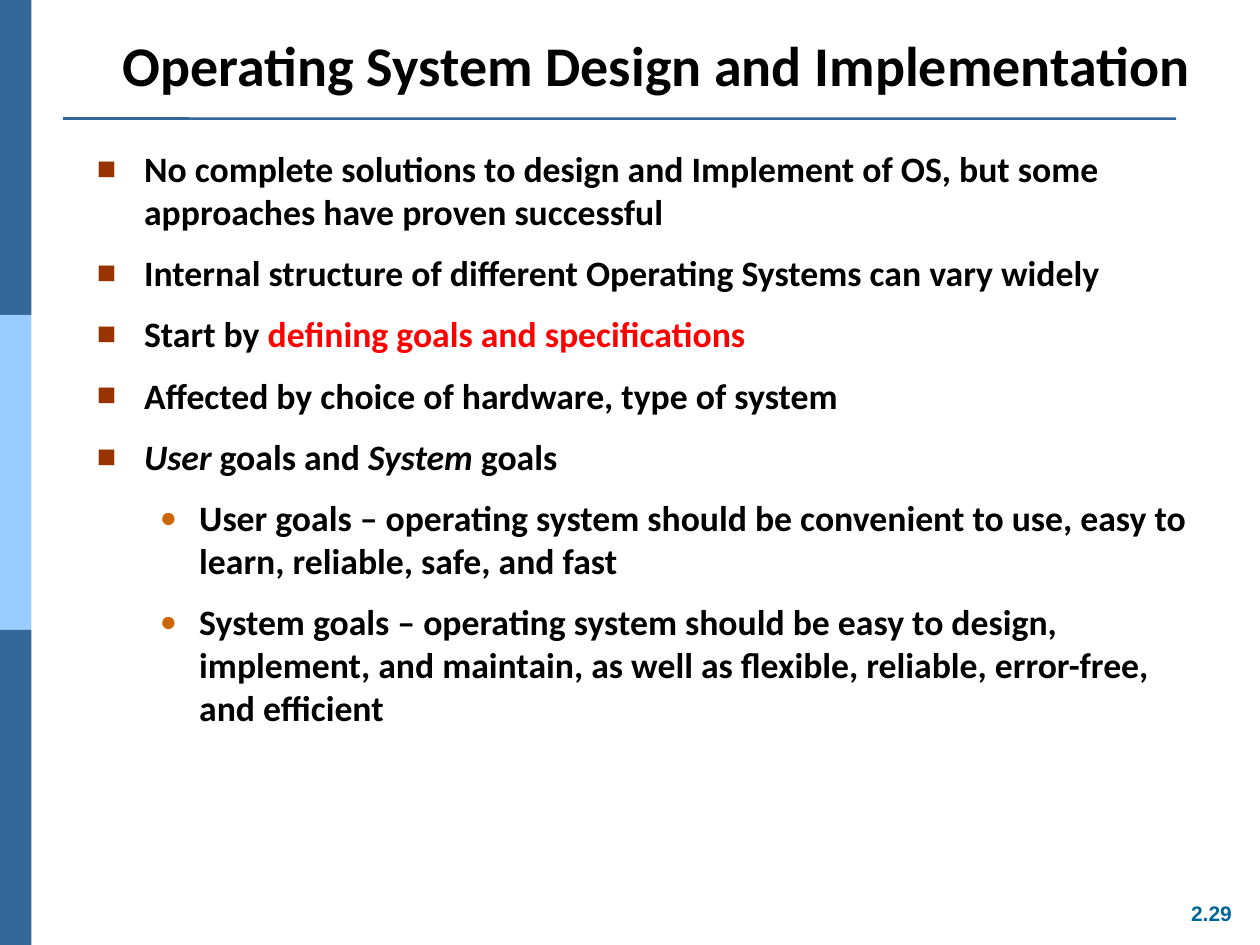
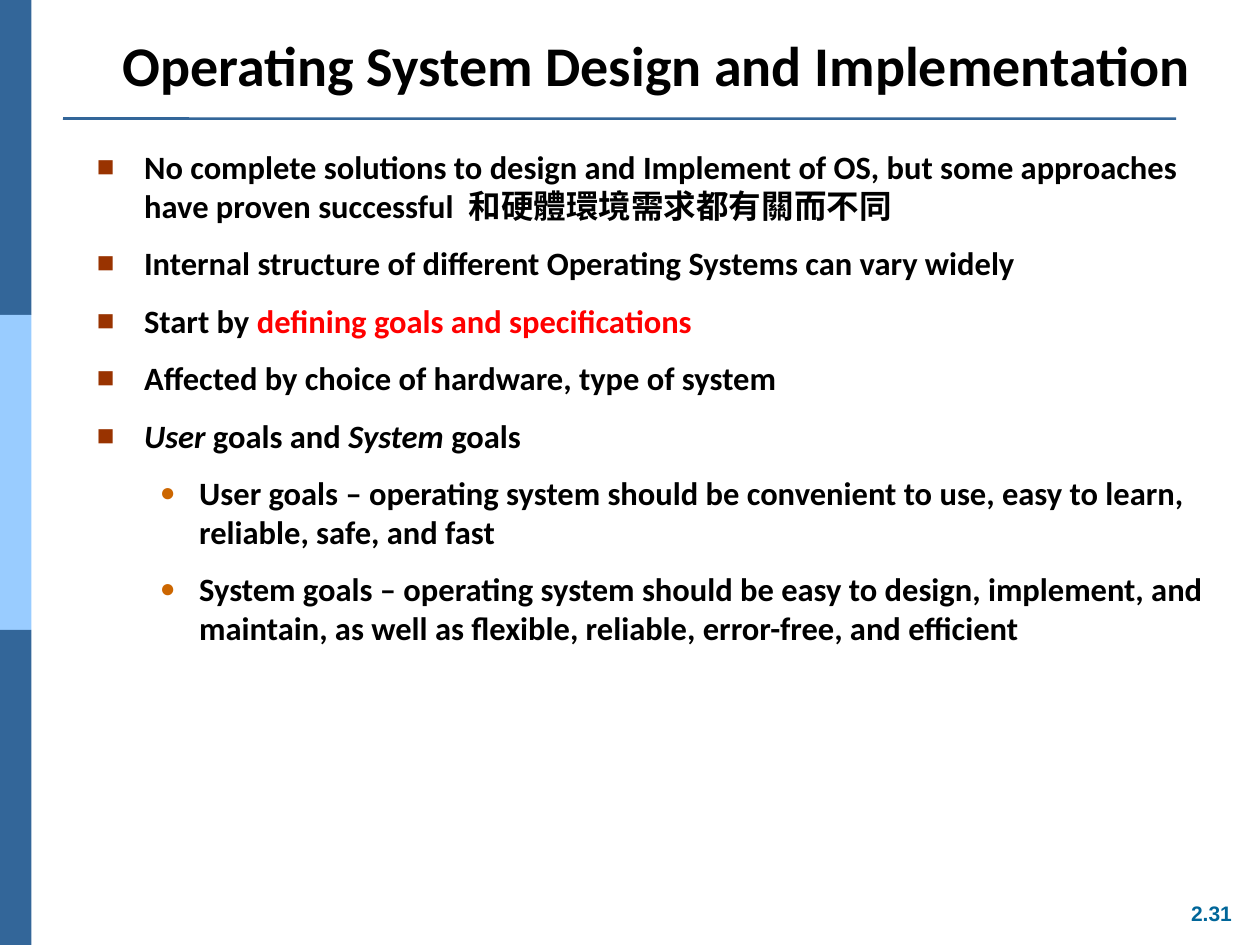
Before and after one commit to Yang09701194/OS_Learning, a slide deck: slide 31 of ch02.ppt (slide 29 before the commit). Drawn at 1260x945 pixels with LibreOffice and Linux fonts; fonts in the diff are those of the drawing. Boxes give left, top, right and bottom in pixels: in the first picture for what was removed or moved away, otherwise in the second. Text is boxed around its words. In the diff, an @@ line names an element or a change of style, - is before the commit and + after.

```diff
--- a/ch02.ppt
+++ b/ch02.ppt
@@ text at [144,156,1177,223]: text changed; size 20.4 to 18.6 pt @@
-■ No complete solutions to design and Implement of OS, but some approaches have proven successful
+■ No complete solutions to design and Implement of OS, but some approaches have proven successful 和硬體環境需求都有關而不同
@@ text at [144,252,1202,645]: size 20.4 to 18.6 pt in "Internal structure of different Operating Systems can ...", "Start by defining goals and specifications", "Affected by choice of hardware, type of ...", "User goals and System goals" and 2 more places @@
@@ page number at [1191,906,1232,922]: text changed @@
-2.29
+2.31
```
Also in this commit, not shown: 12 other slides changed, 2 slides added.
